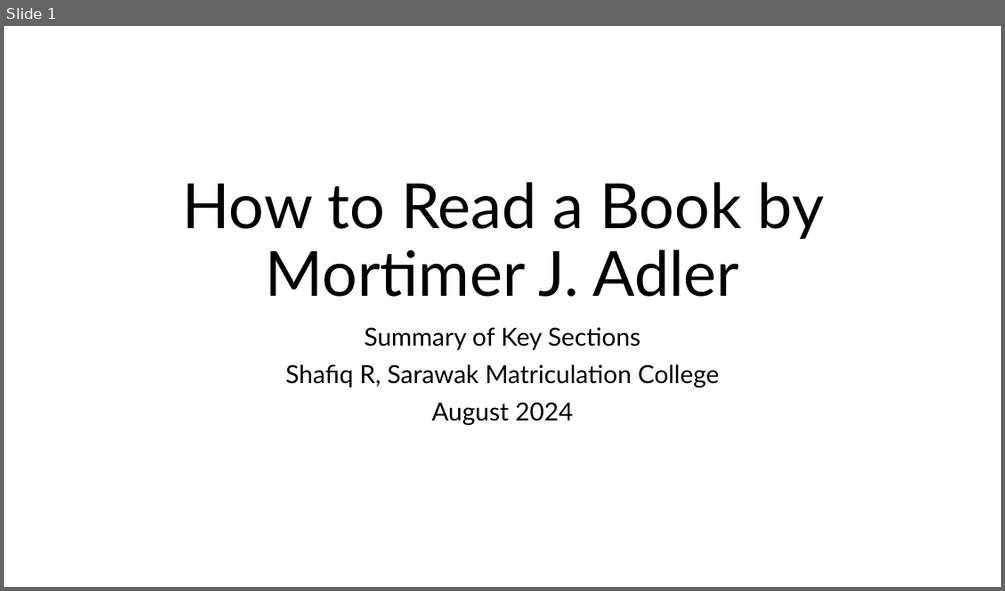
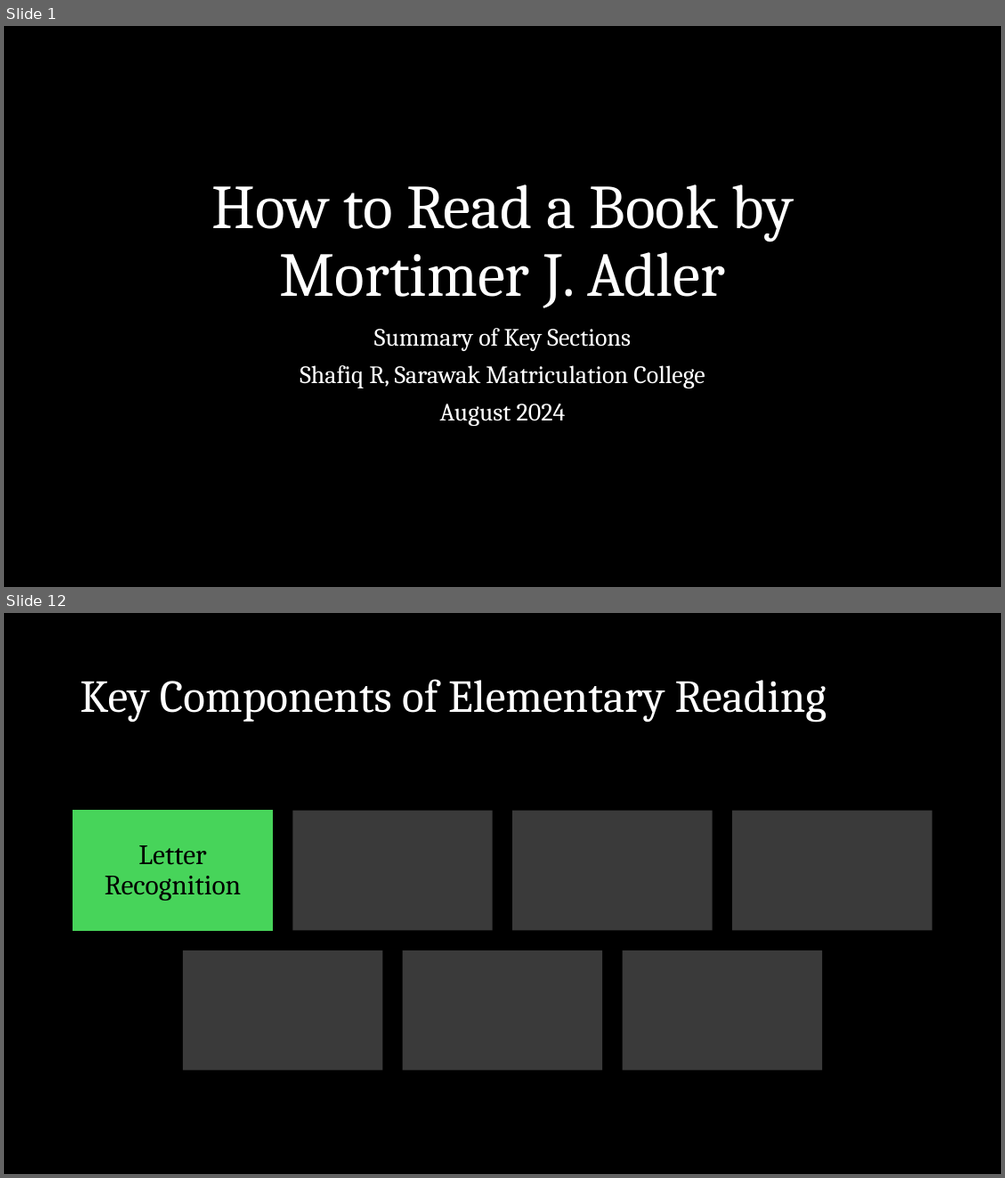
Before and after one commit to shafiqr-kmsw/matricphys, a slide deck: howtoreadbook/slides.pptx. Shown one above the other, each under a label of ours: slide 1 before the commit, slides 1 and 12 after it; the slides between them are not shown. The pictures are 1005x591 and 1005x1178 pixels, drawn with LibreOffice and Linux fonts; fonts in the diff are those of the drawing. Boxes give left, top, right and bottom in pixels: in the first picture for what was removed or moved away, otherwise in the second. Text is boxed around its words. In the diff, an @@ line names an element or a change of style, - is before the commit and + after.

```diff
--- a/howtoreadbook/slides.pptx
+++ b/howtoreadbook/slides.pptx
@@ slide 12 added at (4,613,1001,1174), background #000000 @@
@@ title added at (80,679,826,722), 44 pt, text #FFFFFF @@
+Key Components of Elementary Reading
@@ group added at (73,811,932,1070): 7 rectangles, 1 text @@
+Letter Recognition
@@ slide 1 changed as well @@
@@ background #FFFFFF to #000000 @@
@@ title "How to Read a Book ..." at (211,184,793,308): font Lato to Cambria, text colour #000000 to #FFFFFF @@
@@ subtitle "Summary of Key Sections" at (299,328,704,426): font Lato to Cambria, text colour #000000 to #FFFFFF @@
```
Also in this commit, not shown: 19 other slides changed, 72 other slides added, 7 slides removed.
